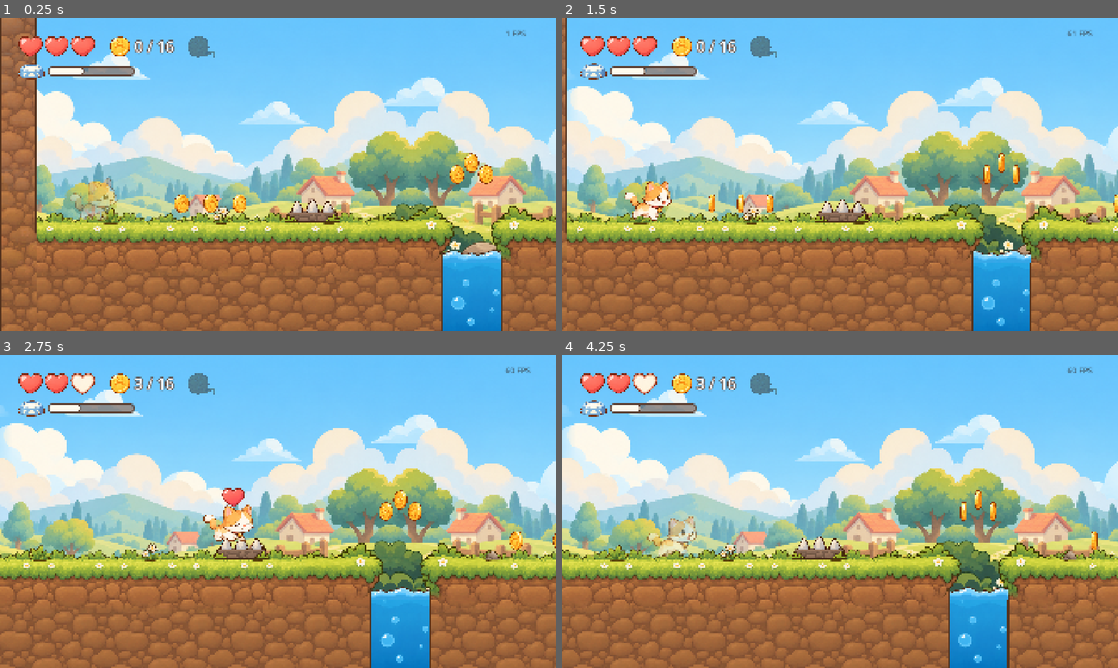
Above: before the commit, frames 1-4 (two rows, left to right).
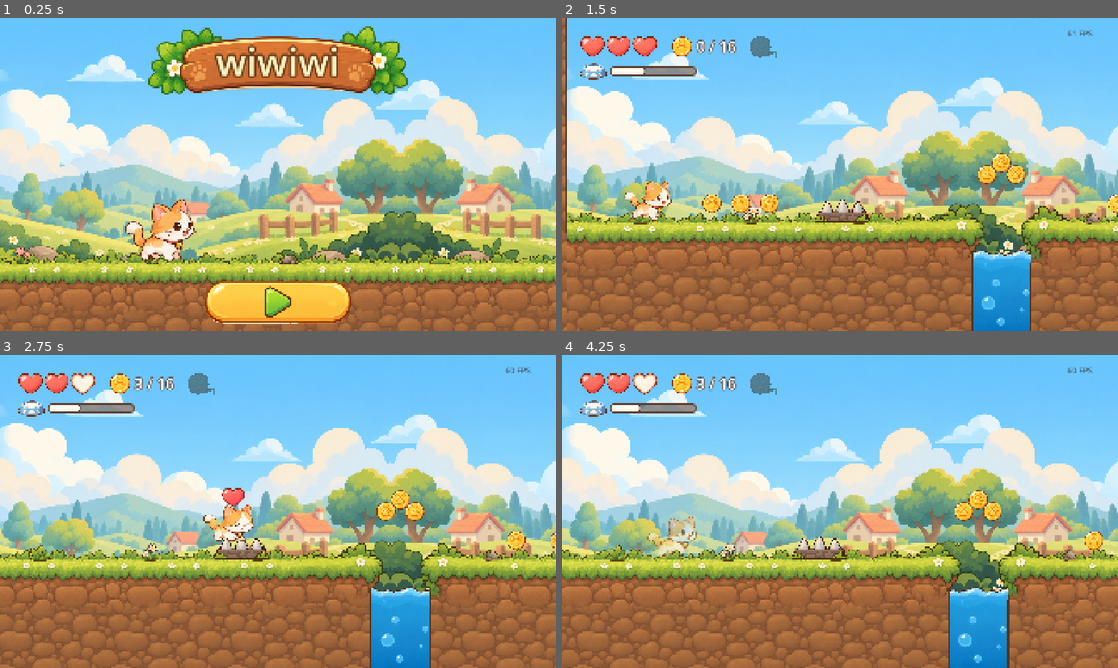
Above: after the commit, the same moments.

Repository: roshnikumari-21/wiwiwi
Game: Godot game, scene res://ui/screens/main_menu.tscn
Same seed, same stepped clock (60 frames per second), same inputs: the game is played once before the commit and once after it. Before the commit the project starts from res://scenes/levels/w1/level_w1_01.tscn.
Inputs (mouse positions are in pixels of both pictures, inside the frame that each line leads up to):
- Up to frame 1 (0.25 s): no input
- Up to frame 2 (1.5 s): click (840, 302) at 0.52 s; move the mouse to (962, 158) at 1.27 s; hold Right (move_right) from 1.28 s (still down); click (962, 158) at 1.42 s
- Up to frame 3 (2.75 s): keep holding Right (move_right); tap Space (jump) at 1.52, 2.27 s; move the mouse to (166, 527) at 2.02 s; click (166, 527) at 2.17 s
- Up to frame 4 (4.25 s): move the mouse to (895, 442) at 2.77 s; release Right (move_right) at 2.78 s; hold Left (move_left) 2.78-3.53 s; click (895, 442) at 2.92 s; move the mouse to (812, 574) at 3.52 s; hold Right (move_right) from 3.53 s (still down); click (812, 574) at 3.67 s; tap Space (jump) at 3.77 s

The runs differ from the first frame. In frame 1, 60% of the frame differs, in the area x 0-100%, y 0-100%; in frame 2, 1.1%; in frame 3, 0.7%; in frame 4, 0.7%.

Commit message:
M2: home page as the start screen; menu UI kit cut from concept sheets
Drifting meadow, kitten on the grass, title sign and a pulsing Play
button that opens the first unfinished level. make_ui.py cuts pills,
round buttons, icons, panel, sign and ribbon. Test included.

Co-Authored-By: Claude Opus 5.5 <noreply@anthropic.com>

Diff:
--- a/autoload/game_state.gd
+++ b/autoload/game_state.gd
@@ -29,6 +29,13 @@
 		return
 	SceneTransition.change_scene(level.scene_path)
 
+## The level the Play button should open: the first one not finished yet (or the last one).
+func next_level_to_play() -> LevelData:
+	for level in catalog.levels:
+		if not SaveManager.is_done(level.id):
+			return level
+	return catalog.levels[-1]
+
 ## Called by the level when it loads.
 func begin_attempt(level_id: String, coins_in_level: int) -> void:
 	current_level_id = level_id
--- /dev/null
+++ b/dev/m2_menu_test.gd
@@ -0,0 +1,38 @@
+extends SceneTree
+## Headless check of the home page: it loads, and Play opens the first level not finished yet.
+## Uses its own save files, so the real save is never touched.
+## Run: godot --headless --path . --script res://dev/m2_menu_test.gd
+
+var _fails := 0
+
+func _initialize() -> void:
+	_run.call_deferred()
+
+func _run() -> void:
+	var save = root.get_node("SaveManager")
+	save.save_path = "user://test_menu_save.json"
+	save.reset_progress()
+	_check("new player: Play opens 1-1", root.get_node("GameState").next_level_to_play().id == "w1_01", "")
+	save.record_result("w1_01", 3, 16, true)
+	_check("after 1-1: Play opens 1-2", root.get_node("GameState").next_level_to_play().id == "w1_02", "")
+
+	change_scene_to_file("res://ui/screens/main_menu.tscn")
+	for i in 10:
+		await process_frame
+	var menu = current_scene
+	_check("home page loads", menu != null and menu.name == "MainMenu", menu)
+	menu.get_node("UI/SafeArea/Play").pressed.emit()
+	for i in 60:
+		await process_frame
+	_check("Play opens level 1-2", current_scene != null and current_scene.get("level_id") == "w1_02", current_scene)
+
+	for path in ["user://test_menu_save.json", "user://test_menu_save.json.bak"]:
+		if FileAccess.file_exists(path):
+			DirAccess.remove_absolute(path)
+	print("RESULT: %s" % ("ALL PASS" if _fails == 0 else "%d FAILED" % _fails))
+	quit(_fails)
+
+func _check(name: String, ok: bool, got) -> void:
+	if not ok:
+		_fails += 1
+	print("%s  %s  (%s)" % ["PASS" if ok else "FAIL", name, str(got) if not ok else ""])
--- a/project.godot
+++ b/project.godot
@@ -13,7 +13,7 @@
 config/name="wiwiwi"
 config/description="A cozy cat platformer."
 config/version="0.0.1"
-run/main_scene="res://scenes/levels/w1/level_w1_01.tscn"
+run/main_scene="res://ui/screens/main_menu.tscn"
 config/quit_on_go_back=false
 config/features=PackedStringArray("4.7", "GL Compatibility")
 config/icon="res://icon.svg"
--- a/scenes/levels/backgrounds/parallax_background.gd
+++ b/scenes/levels/backgrounds/parallax_background.gd
@@ -4,6 +4,8 @@
 ## "reference" camera height (cat standing on normal ground) and nudged as the camera moves up/down.
 
 const BASE_HEIGHT := 1080.0   ## the project's design height; layer tops below are for this height
+
+@export var drift: float = 0.0   ## px per second the layers slide on their own (menus: a gentle breeze)
 
 ## Camera centre height (world y) the layer placements below were set for.
 @export var reference_camera_y: float = 740.0
@@ -23,11 +25,14 @@
 			child.texture_repeat = CanvasItem.TEXTURE_REPEAT_ENABLED
 			child.mouse_filter = Control.MOUSE_FILTER_IGNORE
 
-func _process(_delta: float) -> void:
+var _drift_x := 0.0
+
+func _process(delta: float) -> void:
 	var camera := get_viewport().get_camera_2d()
 	if camera == null:
 		return
-	var centre := camera.get_screen_center_position()
+	_drift_x += drift * delta
+	var centre := camera.get_screen_center_position() + Vector2(_drift_x, 0)
 	var screen := get_viewport().get_visible_rect().size
 	$Sky.size = screen
 	for layer_name in layers:
--- /dev/null
+++ b/ui/screens/main_menu.gd
@@ -0,0 +1,17 @@
+extends Control
+## Home page: the meadow drifts by, the kitten sits on the grass, a big Play button.
+## Play opens the first level not finished yet (the level map will take over this in the next step).
+
+@onready var play: TextureButton = $UI/SafeArea/Play
+
+func _ready() -> void:
+	play.pressed.connect(_on_play)
+	play.pivot_offset = play.size * 0.5
+	var pulse := create_tween().set_loops().set_trans(Tween.TRANS_SINE)
+	pulse.tween_property(play, "scale", Vector2(1.05, 1.05), 0.8)
+	pulse.tween_property(play, "scale", Vector2.ONE, 0.8)
+	play.grab_focus.call_deferred()
+
+func _on_play() -> void:
+	play.disabled = true   # one tap is enough
+	GameState.start_level(GameState.next_level_to_play().id)
--- /dev/null
+++ b/ui/screens/main_menu.tscn
@@ -0,0 +1,102 @@
+[gd_scene format=3]
+
+[ext_resource type="Script" path="res://ui/screens/main_menu.gd" id="1_script"]
+[ext_resource type="PackedScene" path="res://scenes/levels/backgrounds/meadow_background.tscn" id="2_bg"]
+[ext_resource type="PackedScene" path="res://scenes/objects/ground_block.tscn" id="3_ground"]
+[ext_resource type="SpriteFrames" path="res://assets/art/characters/cat/cat_frames.tres" id="4_cat"]
+[ext_resource type="Script" path="res://ui/components/safe_area.gd" id="5_safe"]
+[ext_resource type="Texture2D" path="res://assets/art/ui/menu/sign_wood.png" id="6_sign"]
+[ext_resource type="Texture2D" path="res://assets/art/ui/menu/pill_yellow_normal.png" id="7_pill"]
+[ext_resource type="Texture2D" path="res://assets/art/ui/menu/pill_yellow_pressed.png" id="8_pill_p"]
+[ext_resource type="Texture2D" path="res://assets/art/ui/menu/icon_play.png" id="9_play"]
+
+[node name="MainMenu" type="Control"]
+layout_mode = 3
+anchors_preset = 15
+anchor_right = 1.0
+anchor_bottom = 1.0
+grow_horizontal = 2
+grow_vertical = 2
+mouse_filter = 2
+script = ExtResource("1_script")
+
+[node name="Background" parent="." instance=ExtResource("2_bg")]
+drift = 22.0
+
+[node name="World" type="Node2D" parent="."]
+
+[node name="Camera" type="Camera2D" parent="World"]
+position = Vector2(960, 560)
+
+[node name="Ground" parent="World" instance=ExtResource("3_ground")]
+position = Vector2(-600, 860)
+size = Vector2(3200, 400)
+
+[node name="Kitten" type="AnimatedSprite2D" parent="World"]
+position = Vector2(560, 860)
+scale = Vector2(1.05, 1.05)
+sprite_frames = ExtResource("4_cat")
+animation = &"idle"
+autoplay = "idle"
+offset = Vector2(0, -131)
+
+[node name="UI" type="CanvasLayer" parent="."]
+
+[node name="SafeArea" type="MarginContainer" parent="UI"]
+anchors_preset = 15
+anchor_right = 1.0
+anchor_bottom = 1.0
+grow_horizontal = 2
+grow_vertical = 2
+mouse_filter = 2
+script = ExtResource("5_safe")
+
+[node name="Logo" type="TextureRect" parent="UI/SafeArea"]
+custom_minimum_size = Vector2(900, 244)
+layout_mode = 2
+size_flags_horizontal = 4
+size_flags_vertical = 0
+mouse_filter = 2
+texture = ExtResource("6_sign")
+expand_mode = 1
+stretch_mode = 5
+
+[node name="Title" type="Label" parent="UI/SafeArea/Logo"]
+layout_mode = 1
+anchors_preset = 15
+anchor_right = 1.0
+anchor_bottom = 1.0
+offset_top = 6.0
+grow_horizontal = 2
+grow_vertical = 2
+theme_override_colors/font_color = Color(1, 0.95, 0.75, 1)
+theme_override_colors/font_outline_color = Color(0.42, 0.24, 0.12, 1)
+theme_override_constants/outline_size = 28
+theme_override_font_sizes/font_size = 130
+text = "APP_TITLE"
+horizontal_alignment = 1
+vertical_alignment = 1
+
+[node name="Play" type="TextureButton" parent="UI/SafeArea"]
+custom_minimum_size = Vector2(500, 150)
+layout_mode = 2
+size_flags_horizontal = 4
+size_flags_vertical = 8
+texture_normal = ExtResource("7_pill")
+texture_pressed = ExtResource("8_pill_p")
+ignore_texture_size = true
+stretch_mode = 0
+
+[node name="Icon" type="TextureRect" parent="UI/SafeArea/Play"]
+layout_mode = 1
+anchors_preset = 15
+anchor_right = 1.0
+anchor_bottom = 1.0
+offset_top = 22.0
+offset_bottom = -22.0
+grow_horizontal = 2
+grow_vertical = 2
+mouse_filter = 2
+texture = ExtResource("9_play")
+expand_mode = 1
+stretch_mode = 5
Binary file added: assets/art/ui/menu/icon_coin.png
Not shown, added: assets/art/ui/menu/icon_coin.png.import
Binary file added: assets/art/ui/menu/icon_heart.png
Not shown, added: assets/art/ui/menu/icon_heart.png.import
Binary file added: assets/art/ui/menu/icon_home.png
Not shown, added: assets/art/ui/menu/icon_home.png.import
Binary file added: assets/art/ui/menu/icon_leaderboard.png
Not shown, added: assets/art/ui/menu/icon_leaderboard.png.import
Binary file added: assets/art/ui/menu/icon_lock.png
Not shown, added: assets/art/ui/menu/icon_lock.png.import
Binary file added: assets/art/ui/menu/icon_music_off.png
Not shown, added: assets/art/ui/menu/icon_music_off.png.import
(and 82 more such lines)
